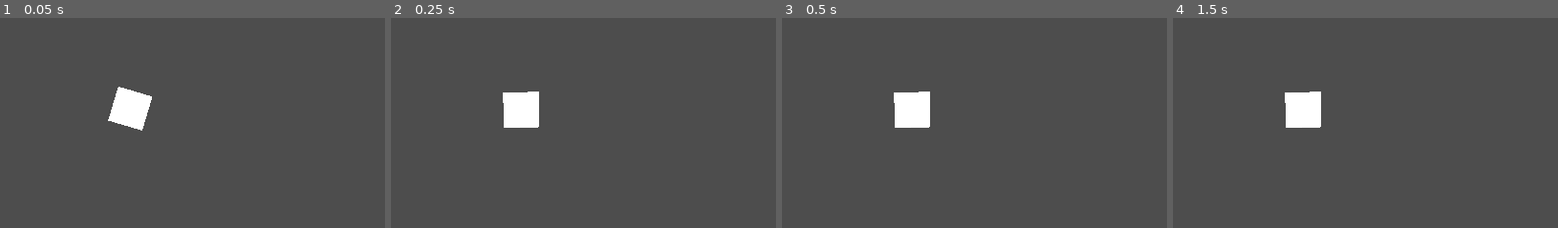
Above: before the commit, frames 1-4 (left to right).
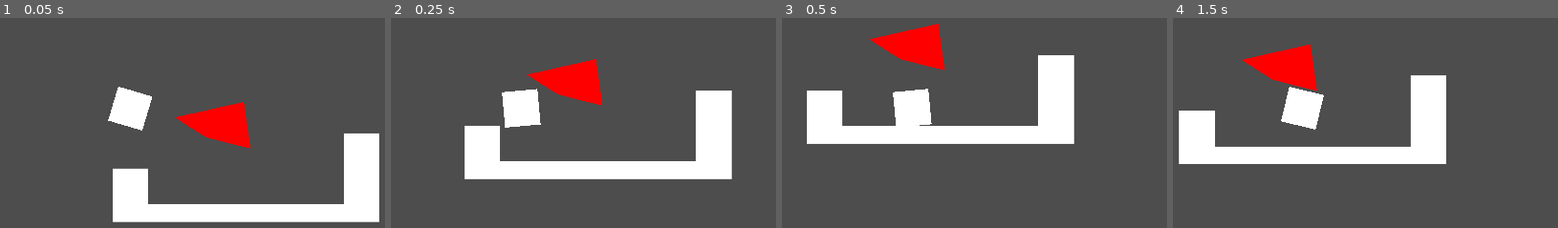
Above: after the commit, the same moments.

Repository: mk56-spn/Xanadu
Game: Godot game, scene res://Stages/TestStage.tscn
Two runs of this game, one before a commit and one after it. Both use one fixed random seed, a clock stepped at 60 frames per second and the inputs below. The project has no main scene, so this scene is started directly.
Inputs:
- Up to frame 1 (0.05 s): no input
- Up to frame 2 (0.25 s): no input
- Up to frame 3 (0.5 s): no input
- Up to frame 4 (1.5 s): hold D (main) 0.53-1.28 s; tap Enter at 1.25 s; tap D (main) at 1.35 s

The runs differ from the first frame. In frame 1, 13% of the frame differs, in the area x 29-99%, y 40-98%; in frame 2, 13%, in the area x 19-89%, y 19-77%; in frame 3, 13%; in frame 4, 13%.

Commit message:
Use the new polygons in the testbed level to make sure they function as expected

Diff:
--- a/Stages/TestStage.tscn
+++ b/Stages/TestStage.tscn
@@ -1,7 +1,9 @@
-[gd_scene load_steps=3 format=3 uid="uid://dbtf7bfi5wdg7"]
+[gd_scene load_steps=5 format=3 uid="uid://dbtf7bfi5wdg7"]
 
 [ext_resource type="Script" path="res://Stages/TestStage.gd" id="1_lvl61"]
 [ext_resource type="PackedScene" uid="uid://dfvncwmweby48" path="res://Perceptions/Core.tscn" id="1_mui20"]
+[ext_resource type="Script" path="res://Composer/ThreatPolygon.gd" id="3_vbmun"]
+[ext_resource type="Script" path="res://Composer/EnvironmentPolygon.gd" id="4_fte6a"]
 
 [node name="TestStage" type="Node2D"]
 script = ExtResource("1_lvl61")
@@ -12,3 +14,12 @@
 [node name="Camera" type="Camera2D" parent="."]
 position = Vector2(968, 592)
 zoom = Vector2(0.7, 0.7)
+
+[node name="ThreatPolygon" type="Polygon2D" parent="."]
+position = Vector2(264, -184)
+polygon = PackedVector2Array(344, 704, 592, 648, 616, 816, 456, 776)
+script = ExtResource("3_vbmun")
+
+[node name="EnvironmentPolygon" type="Polygon2D" parent="."]
+polygon = PackedVector2Array(384, 704, 384, 896, 1344, 896, 1344, 576, 1216, 576, 1216, 832, 512, 832, 512, 704)
+script = ExtResource("4_fte6a")
